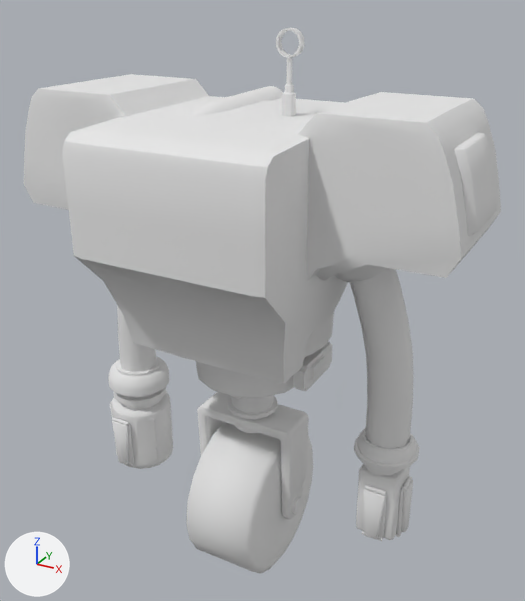
Renders of the OBJ model Proyecto-3/models/Securitron.obj from each side of a commit.
Both versions are drawn from a 50 mm camera at (108.0, -288.3, 133.7) aimed at (2.9, -97.1, 38.1). Arrows for +X, +Y and +Z are at lower left; the lights stay in place. Where no turn or scale is listed for an object, it has been applied to the vertices.

In view in the first picture: 'Body.887'.
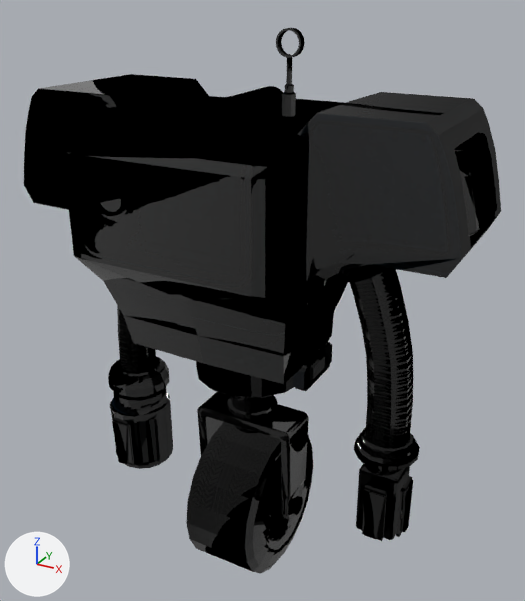
Where the change shows, as pixel boxes [x1, y1, x2, y2] in the pictures (525 x 601 px):
'Body.887', surface changed (grey to black): [24, 28, 501, 574] in both

Edits to the bpy script that builds the scene:
```text
Add img_securitronclean_n_dds:
    img_securitronclean_n_dds = load_image('securitronclean_n.dds', '../textures/securitronclean_n.dds', 1024, 1024, 'sRGB')
Add img_securitronclean_dds:
    img_securitronclean_dds = load_image('securitronclean.dds', '../textures/securitronclean.dds', 1024, 1024, 'sRGB')
Change mat_clean:
    where n0 = _N.new('ShaderNodeBsdfPrincipled'); n0.name = 'Principled BSDF'
    n0.inputs[2].default_value: 1.0 -> 0.0  # 'Roughness'
    add n2 = _N.new('ShaderNodeTexImage'); n2.name = 'Image Texture'
    add n2.image = img_securitronclean_dds
    add n3 = _N.new('ShaderNodeTexImage'); n3.name = 'Image Texture.001'
    add n3.image = img_securitronclean_n_dds
    add n4 = _N.new('ShaderNodeNormalMap'); n4.name = 'Normal Map'
    add _L.new(n2.outputs[0], n0.inputs[0])  # 'Color' to 'Base Color'
    add _L.new(n3.outputs[0], n4.inputs[1])  # 'Color' to 'Color'
    add _L.new(n4.outputs[0], n0.inputs[5])  # 'Normal' to 'Normal'
```
